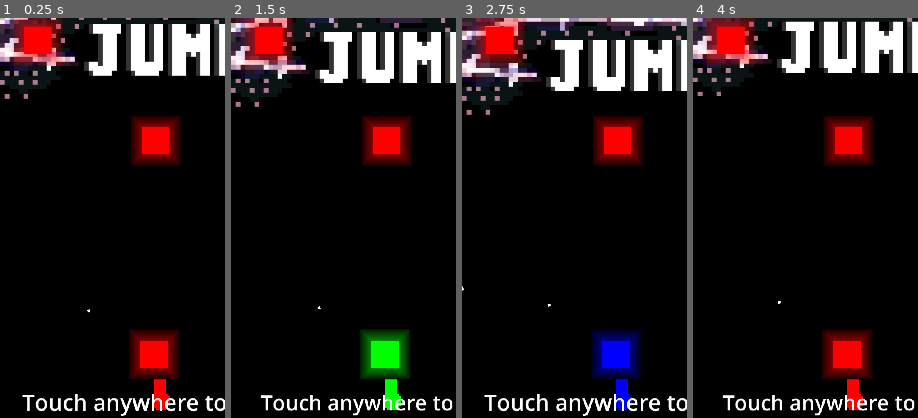
Above: before the commit, frames 1-4 (left to right).
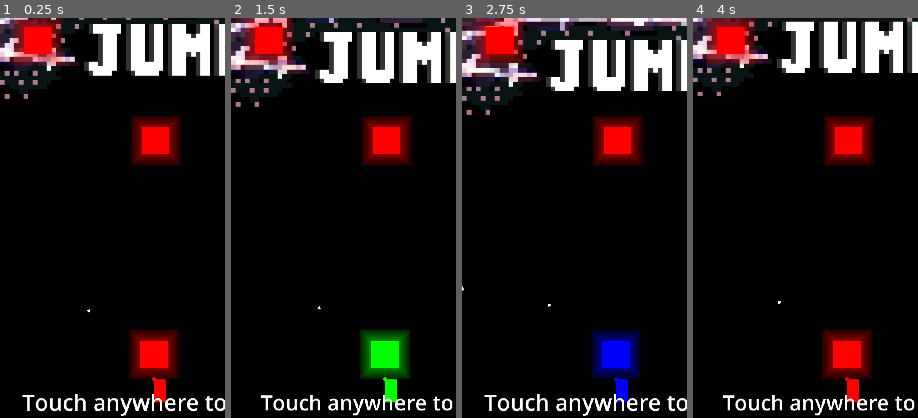
Above: after the commit, the same moments.

Repository: Xavier-Royer/Color-Jumper
Game: Godot game, scene res://Main.tscn
Same seed, same stepped clock (60 frames per second), same inputs: the game is played once before the commit and once after it.
Inputs (mouse positions are % of the whole screen's width and height, from its top left):
- Up to frame 1 (0.25 s): no input
- Up to frame 2 (1.5 s): click (12, 93) at 0.5 s; click (37, 93) at 1.25 s
- Up to frame 3 (2.75 s): click (63, 93) at 2 s
- Up to frame 4 (4 s): click (88, 93) at 2.75 s; click (12, 93) at 3.5 s
The pictures show only the part of the screen within x 16-66%, y 25-75%; the shares and areas given below are measured in that part.

The runs differ from the first frame. In frame 1, 0.1% of the frame differs, in the area x 67-76%, y 89-98%; in frame 2, 0.1%; in frame 3, 0.1%; in frame 4, 0.1%.

Commit message:
added spike lines and rainbow animation

Diff:
--- a/Main.tscn
+++ b/Main.tscn
@@ -14,6 +14,8 @@
 [ext_resource type="Texture2D" uid="uid://dsb2om7lij48j" path="res://textures/bluebuttonpressed.png" id="8_c2ibq"]
 [ext_resource type="Texture2D" uid="uid://bj45pt6w42xui" path="res://textures/purplebutton.png" id="9_j4qnp"]
 [ext_resource type="Texture2D" uid="uid://bqkd2bxvdospl" path="res://textures/purplebuttonpressed.png" id="10_fpfj3"]
+[ext_resource type="Shader" uid="uid://c2okqvdrf0yes" path="res://Player.gdshader" id="15_j4qnp"]
+[ext_resource type="Texture2D" uid="uid://c2275qlv6csxt" path="res://textures/Iphone.png" id="16_fpfj3"]
 
 [sub_resource type="ParticleProcessMaterial" id="ParticleProcessMaterial_fos0i"]
 particle_flag_disable_z = true
@@ -32,6 +34,18 @@
 [sub_resource type="RectangleShape2D" id="RectangleShape2D_r0du0"]
 size = Vector2(10, 30)
 
+[sub_resource type="ShaderMaterial" id="ShaderMaterial_fpfj3"]
+shader = ExtResource("15_j4qnp")
+shader_parameter/rainbow = false
+shader_parameter/speed = 0.0
+
+[sub_resource type="ParticleProcessMaterial" id="ParticleProcessMaterial_sc1dx"]
+particle_flag_disable_z = true
+spread = 180.0
+initial_velocity_min = 867.82
+initial_velocity_max = 867.82
+gravity = Vector3(0, 98, 0)
+
 [sub_resource type="Animation" id="Animation_fos0i"]
 length = 0.001
 tracks/0/type = "value"
@@ -350,6 +364,7 @@
 shape = SubResource("RectangleShape2D_r0du0")
 
 [node name="ColorRect" type="ColorRect" parent="ScreenManager/GameScreen/Objects/Player"]
+material = SubResource("ShaderMaterial_fpfj3")
 offset_right = 10.0
 offset_bottom = 30.0
 
@@ -360,6 +375,16 @@
 [node name="Trail" type="Node2D" parent="ScreenManager/GameScreen/Objects/Player"]
 position = Vector2(5.55555, 28.5225)
 
+[node name="GPUParticles2D" type="GPUParticles2D" parent="ScreenManager/GameScreen/Objects/Player"]
+emitting = false
+amount = 100
+texture = ExtResource("16_fpfj3")
+lifetime = 0.75
+one_shot = true
+explosiveness = 0.8
+trail_lifetime = 0.5
+process_material = SubResource("ParticleProcessMaterial_sc1dx")
+
 [node name="SpawnTimer" type="Timer" parent="ScreenManager/GameScreen"]
 process_callback = 0
 wait_time = 0.405
@@ -377,6 +402,10 @@
 libraries = {
 &"": SubResource("AnimationLibrary_lgr22")
 }
+
+[node name="FlashTimer" type="Timer" parent="ScreenManager/GameScreen"]
+wait_time = 0.1
+one_shot = true
 
 [node name="GameOverScreen" type="CanvasLayer" parent="ScreenManager"]
 visible = false
@@ -433,6 +462,8 @@
 [connection signal="pressed" from="ScreenManager/SettingsScreen/Home" to="ScreenManager" method="_on_home_pressed"]
 [connection signal="pressed" from="ScreenManager/GameScreen/UI/Settings" to="ScreenManager" method="_on_settings_pressed"]
 [connection signal="screen_exited" from="ScreenManager/GameScreen/Objects/Player/VisibleOnScreenNotifier2D" to="ScreenManager/GameScreen/Objects/Player" method="_on_visible_on_screen_notifier_2d_screen_exited"]
+[connection signal="finished" from="ScreenManager/GameScreen/Objects/Player/GPUParticles2D" to="ScreenManager/GameScreen/Objects/Player" method="_on_gpu_particles_2d_finished"]
 [connection signal="timeout" from="ScreenManager/GameScreen/SpawnTimer" to="ScreenManager/GameScreen" method="_on_spawn_timer_timeout"]
 [connection signal="timeout" from="ScreenManager/GameScreen/RainbowTimer" to="ScreenManager/GameScreen" method="_on_rainbow_timer_timeout"]
+[connection signal="timeout" from="ScreenManager/GameScreen/FlashTimer" to="ScreenManager/GameScreen" method="_on_flash_timer_timeout"]
 [connection signal="pressed" from="ScreenManager/GameOverScreen/UI/VBoxContainer/Button" to="ScreenManager" method="_on_play_pressed"]
--- /dev/null
+++ b/Player.gdshader
@@ -0,0 +1,50 @@
+shader_type canvas_item;
+uniform bool rainbow;
+uniform float speed;
+
+void vertex() {
+	// Called for every vertex the material is visible on.
+}
+
+void fragment() {
+	if (true){
+		vec4 input_color = texture(TEXTURE,UV);
+		float xPos = 2.0*abs(0.5-UV.x);
+		float yPos = 2.0*abs(0.5-UV.y);
+
+		//for circluar shader
+		//float radius = pow(pow(xPos,2.0) + pow(yPos,2.0),0.5);
+		//float alpha = 1.0-(radius/1.1);
+		//COLOR.a = alpha;
+
+		//for square shader
+		float squareRadius = max(xPos,yPos);
+		float alpha = 1.0-(squareRadius/1.1); //1.0-(squareRadius/1.5);
+		alpha += sin(TIME*10.0)/40.0;
+
+		if (rainbow) {
+				//clamp first value between 0 and 1
+			COLOR = vec4(  max(UV.y * ((sin(TIME*2.0)+2.5)/2.5),0.3)   , max(((UV.x)/2.0) * ((sin(TIME*2.0 +(PI/2.0))+2.5)/2.5),0.35)  ,  max((UV.x+UV.y)/2.0 * ((sin(TIME*2.0 +(PI/4.0))+2.5)/2.5),0.6),  COLOR.a);
+			//COLOR = vec4( squareRadius* max((sin(5.0*TIME+(PI/2.0))+1.0)/2.0,0.4) , squareRadius * (sin(5.0*TIME+(PI/4.0))+1.0)/2.0, (sin(5.0*TIME)+1.0)/2.0,1.0);
+			//COLOR = vec4(  ((sin( (speed*TIME) + (UV.x * UV.y) + (PI/4.0) ))+ 1.0)/2.0, max((sin( (speed*TIME) +(UV.x * UV.y) + (PI/2.0) )+1.0)/2.0,0.5), (sin( (speed*TIME) +(UV.x * UV.y) )+1.0)/2.0, 1.0);
+			alpha -=0.1;
+		}
+
+
+
+
+
+}
+
+
+
+
+	//COLOR = vec4(input_color.r,input_color.g,input_color.b,alpha);
+
+	//COLOR = vec4(squareRadius, 0.0, 0.0,1.0); // Shows UV gradient from red (X) and green (Y)
+}
+
+//void light() {
+//	// Called for every pixel for every light affecting the CanvasItem.
+//	// Uncomment to replace the default light processing function with this one.
+//}
--- a/TrailParticle.tscn
+++ b/TrailParticle.tscn
@@ -1,26 +1,21 @@
-[gd_scene load_steps=5 format=3 uid="uid://bdh5ryxp407wx"]
+[gd_scene load_steps=4 format=3 uid="uid://bdh5ryxp407wx"]
 
 [ext_resource type="Texture2D" uid="uid://c2275qlv6csxt" path="res://textures/Iphone.png" id="1_sqep7"]
 
-[sub_resource type="Curve" id="Curve_47miy"]
-_data = [Vector2(0, 1), 0.0, 0.0, 0, 0, Vector2(1, 0), 0.0, 0.0, 0, 0]
-point_count = 2
-
 [sub_resource type="CurveTexture" id="CurveTexture_ycws3"]
-curve = SubResource("Curve_47miy")
 
 [sub_resource type="ParticleProcessMaterial" id="ParticleProcessMaterial_o0vtf"]
 particle_flag_disable_z = true
 emission_shape_scale = Vector3(5, 5, 5)
 gravity = Vector3(0, 0, 0)
-scale_min = 5.0
-scale_max = 5.0
 scale_curve = SubResource("CurveTexture_ycws3")
 
 [node name="GPUParticles2D" type="GPUParticles2D"]
 emitting = false
 amount = 1
 texture = ExtResource("1_sqep7")
-lifetime = 0.3
+lifetime = 0.4
 one_shot = true
+fixed_fps = 0
+trail_lifetime = 0.4
 process_material = SubResource("ParticleProcessMaterial_o0vtf")
--- a/block.gd
+++ b/block.gd
@@ -36,10 +36,12 @@
 	else: # for rainbow set all color collision layers to true
 		self.modulate = Color(0,0,0)
 		self.set_collision_layer_value(10,true)
-		$ColorRect.material.set_shader_parameter("Rainbow",true)
+		var unique = $ColorRect.material.duplicate(true)
+		$ColorRect.material = unique
+		$ColorRect.material.set_shader_parameter("rainbow",true)
 
 
-	print($ColorRect.material.get_shader_parameter("Rainbow"))
+	#print($ColorRect.material.get_shader_parameter("Rainbow"))
 
 
 func delete():
--- a/block.tscn
+++ b/block.tscn
@@ -1,7 +1,6 @@
 [gd_scene load_steps=13 format=3 uid="uid://qt0hublfhka5"]
 
 [ext_resource type="Script" uid="uid://6q3vbqb2ecbh" path="res://block.gd" id="1_im0tn"]
-[ext_resource type="Shader" uid="uid://72gsikdrgor5" path="res://block.gdshader" id="2_xfwl5"]
 
 [sub_resource type="RectangleShape2D" id="RectangleShape2D_xfwl5"]
 size = Vector2(40.3333, 40)
@@ -9,8 +8,67 @@
 [sub_resource type="CircleShape2D" id="CircleShape2D_im0tn"]
 radius = 25.0
 
+[sub_resource type="Shader" id="Shader_im0tn"]
+code = "shader_type canvas_item;
+uniform bool rainbow;
+uniform float speed;
+
+void vertex() {
+	// Called for every vertex the material is visible on.
+}
+
+void fragment() {
+	if (true){
+		vec4 input_color = texture(TEXTURE,UV);
+		float xPos = 2.0*abs(0.5-UV.x);
+		float yPos = 2.0*abs(0.5-UV.y);
+
+		//for circluar shader
+		//float radius = pow(pow(xPos,2.0) + pow(yPos,2.0),0.5);
+		//float alpha = 1.0-(radius/1.1);
+		//COLOR.a = alpha;
+
+		//for square shader
+		float squareRadius = max(xPos,yPos);
+		float alpha = 1.0-(squareRadius/1.1); //1.0-(squareRadius/1.5);
+		alpha += sin(TIME*10.0)/40.0;
+
+		if (rainbow) {
+				//clamp first value between 0 and 1
+			//COLOR = vec4(  max(UV.y * ((sin(TIME*2.0)+2.5)/2.5),0.3)   , max(((UV.x)/2.0) * ((sin(TIME*2.0 +(PI/2.0))+2.5)/2.5),0.35)  ,  max((UV.x+UV.y)/2.0 * ((sin(TIME*2.0 +(PI/4.0))+2.5)/2.5),0.6),  COLOR.a);
+			//COLOR = vec4( squareRadius* max((sin(5.0*TIME+(PI/2.0))+1.0)/2.0,0.4) , squareRadius * (sin(5.0*TIME+(PI/4.0))+1.0)/2.0, (sin(5.0*TIME)+1.0)/2.0,1.0);
+			COLOR = vec4(  ((sin( (speed*TIME) + (UV.x * UV.y) + (PI/4.0) ))+ 1.0)/2.0, max((sin( (speed*TIME) +(UV.x * UV.y) + (PI/2.0) )+1.0)/2.0,0.5), (sin( (speed*TIME) +(UV.x * UV.y) )+1.0)/2.0, 1.0);
+			alpha -=0.1;
+		}
+
+		if (squareRadius >0.55){
+			//uses +1 to allow for animation player to change alpha value
+			COLOR.a += clamp(0.0,alpha,1.0) -1.0;
+			COLOR.b *=2.8;
+			COLOR.r *=2.8;
+			COLOR.g *=2.8;
+		}
+
+
+
+}
+
+
+
+
+	//COLOR = vec4(input_color.r,input_color.g,input_color.b,alpha);
+
+	//COLOR = vec4(squareRadius, 0.0, 0.0,1.0); // Shows UV gradient from red (X) and green (Y)
+}
+
+//void light() {
+//	// Called for every pixel for every light affecting the CanvasItem.
+//	// Uncomment to replace the default light processing function with this one.
+//}
+"
+
 [sub_resource type="ShaderMaterial" id="ShaderMaterial_5d32t"]
-shader = ExtResource("2_xfwl5")
+shader = SubResource("Shader_im0tn")
 shader_parameter/rainbow = false
 shader_parameter/speed = 2.0
 
--- a/game_screen.gd
+++ b/game_screen.gd
@@ -29,7 +29,7 @@
 var gameSpeed = baseGameSpeed
 var spawnRate = .6 # higher spawn rate = less spawn
 var blocksSpawned = 0
-var spikeSpawnRate = 1000  #higher = less common
+var spikeSpawnRate = 50  #higher = less common
 var rainbowSpawnRate = 200 # higher = less common
 var randomColorRate = 3 # higher = less common
 var rainbowOver = false
@@ -53,6 +53,9 @@
 	"BLUE":Color(0,0,255),
 	"PURPLE":Color(255,0,255)
 }
+
+#rainbowFlashAnimationVariables
+var flashCount =0
 
 func _ready() -> void:
 	screen_size = Globals.screenSize #get_viewport().get_visible_rect().size
@@ -138,7 +141,7 @@
 	if newColor == "RAINBOW":
 		for i in range(4):
 			area2D.set_collision_mask_value(i+1,true)
-		player.modulate = Color(0,0,0)
+		player.modulate = Color(1,1,1)
 		return
 
 	#change the curren block's color
@@ -163,9 +166,11 @@
 	direction = Vector2(0,0)
 	if currentBlock.get_collision_layer_value(10):
 		$RainbowTimer.start()
+		$Objects/Player/ColorRect.material.set_shader_parameter("rainbow",true)
 		changeColor("RAINBOW")
 	if rainbowOver:
 		rainbowOver = false
+		$Objects/Player/ColorRect.material.set_shader_parameter("rainbow",false)
 		changeColor(currentBlock.blockColor)
 
 	if gameState == "PLAYING":
@@ -256,14 +261,25 @@
 	block.set_deferred("global_position", blockPosition)
 
 	#spawn a spike connected to the block
-	if randi_range(0,spikeSpawnRate/gameRunTime) ==1:
+	if randi_range(0,spikeSpawnRate/gameRunTime) ==1 and lastBlockSpawned != null:
 		print("create spike")
 		var spike = spikeScene.instantiate()
 		movingObjects.call_deferred("add_child",spike)
 		spike.number = blocksSpawned
 		blocksSpawned += 1
+
 		var firstPosition  = lastBlockSpawned.get_global_position()
 		var secondPosition = blockPosition
+
+		var line = Line2D.new()
+		movingObjects.call_deferred("add_child",line)
+		print(firstPosition)
+		line.call_deferred("add_point",firstPosition - Vector2(0,movingObjects.position.y))
+		line.call_deferred("add_point",secondPosition - Vector2(0,movingObjects.position.y))
+		#line.add_point(firstPosition+Vector2(0,-10))
+		#line.add_point(secondPosition+Vector2(0,-10))
+
+
 		#puts the spike half way between itself and the next one
 		var spikePosition = (secondPosition-firstPosition)/2 + firstPosition
 		spike.set_deferred("global_position", spikePosition)
@@ -297,6 +313,7 @@
 	#random chance of making it rainbow
 	if randi_range(0,rainbowSpawnRate) ==1 :
 		block.setColor("RAINBOW")
+		print("RIANBOW")
 
 
 
@@ -324,11 +341,10 @@
 
 
 func _on_rainbow_timer_timeout() -> void:
+	$FlashTimer.wait_time = 0.3
+	$FlashTimer.start()
 	#this should have two timers, first timeout is normal rainbow, and then switches to flashing as a warning
-	if currentBlock != null:
-		changeColor(currentBlock.blockColor)
-	else:
-		rainbowOver = true
+	pass
 
 
 
@@ -345,3 +361,24 @@
 
 	#change the players color
 	player.modulate = colorToRGB[newColor]
+
+
+func _on_flash_timer_timeout() -> void:
+	if flashCount > 10:
+		if currentBlock != null:
+			changeColor(currentBlock.blockColor)
+			$Objects/Player/ColorRect.material.set_shader_parameter("rainbow",false)
+		else:
+			rainbowOver = true
+		flashCount = 0
+	else:
+		#$FlashTimer.wait_time -= 0.02
+
+		if $Objects/Player/ColorRect.material.get_shader_parameter("rainbow"):
+			$Objects/Player/ColorRect.material.set_shader_parameter("rainbow",false)
+			$FlashTimer.wait_time = 0.1 #+ (flashCount*0.04)
+		else:
+			$Objects/Player/ColorRect.material.set_shader_parameter("rainbow",true)
+			$FlashTimer.wait_time = 0.3 - (flashCount*0.02)
+		flashCount += 1
+		$FlashTimer.start()
--- a/player.gd
+++ b/player.gd
@@ -4,8 +4,10 @@
 signal caughtBlock
 var collided = false
 var blockOn = null
-var trailLength = 20
+var died = false
+var trailLength = 25
 @onready var trail = preload("res://TrailParticle.tscn")
+@onready var trailNode = $Trail #self.get_parent().get_parent().get_node("Trail")
 
 func _on_visible_on_screen_notifier_2d_screen_exited() -> void:
 	emit_signal("screenExited")
@@ -13,16 +15,14 @@
 func _ready():
 	for i in trailLength:
 		var particle = trail.instantiate()
-		$Trail.add_child(particle)
+		trailNode.add_child(particle)
+		particle.global_position = self.global_position
 		particle.emitting = true
 
 
 func _process(_delta: float) -> void:
 
-	var particle = trail.instantiate()
-	$Trail.add_child(particle)
-	particle.emitting = true
-	$Trail.get_child(0).queue_free()
+
 
 
 	collided = move_and_slide()
@@ -33,7 +33,33 @@
 				#blockOn.blockCaught()
 				emit_signal("caughtBlock")
 		elif get_last_slide_collision().get_collider().get_collision_layer_value(5):
-			#play animaition and then lose
-			self.hide()
-			get_last_slide_collision().get_collider().spikeHit()
-			emit_signal("screenExited")
+			#play animaition and then los4
+				#self.hide()
+				#self.self_modulate = Color(1,1,1,0)
+				if died == false:
+					$GPUParticles2D.emitting = true
+				#self.hide()
+					$ColorRect.self_modulate = Color(1,1,1,0)
+					died = true
+					get_last_slide_collision().get_collider().spikeHit()
+
+
+
+
+func _physics_process(_delta: float) -> void:
+	var particle = trail.instantiate()
+
+	trailNode.add_child(particle)
+	particle.global_position = self.global_position
+	particle.emitting = true
+	#for t in trailNode.get_children():
+#		pass
+	#	t.position += Vector2(0,50)
+	trailNode.get_child(0).queue_free()
+	#print(delta)
+
+
+
+func _on_gpu_particles_2d_finished() -> void:
+	emit_signal("screenExited")
+	died = false
--- a/screen_manager.gd
+++ b/screen_manager.gd
@@ -58,3 +58,7 @@
 func _on_home_pressed():
 	next_screen($GameScreen)
 	_on_play_pressed()
+
+
+func _on_gpu_particles_2d_finished() -> void:
+	pass # Replace with function body.
Not shown: 1 places in Main.tscn that only renumber resources
Not shown, added: Player.gdshader.uid
